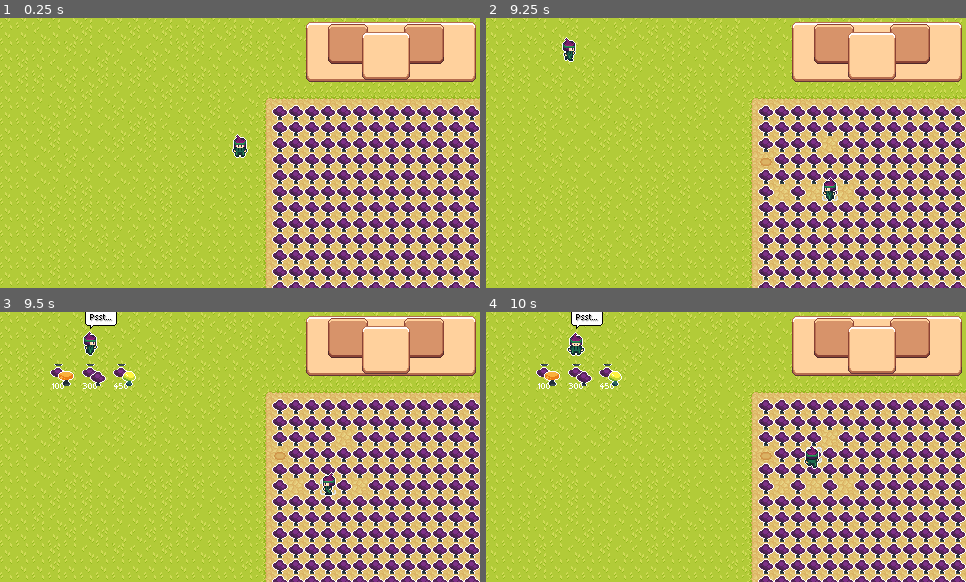
Above: before the commit, frames 1-4 (two rows, left to right).
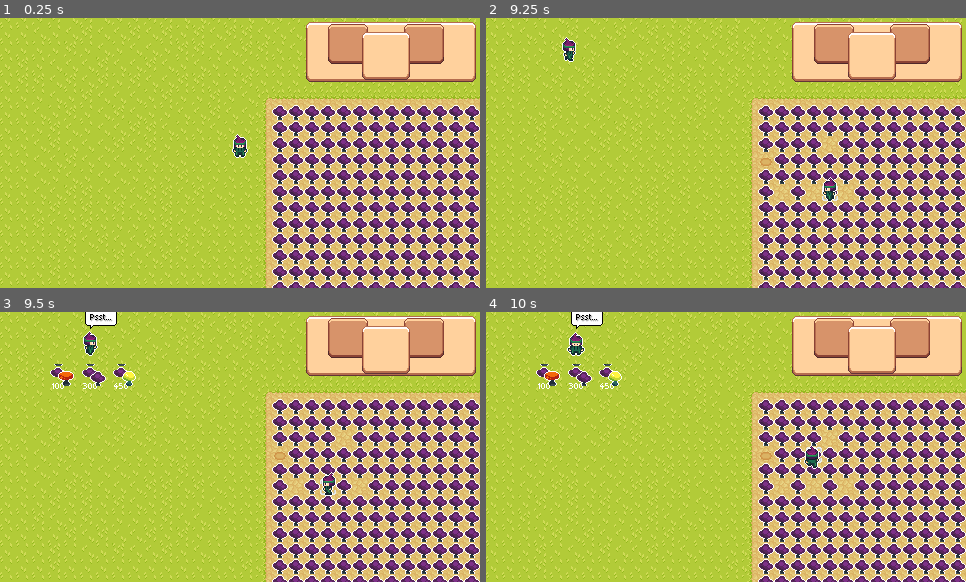
Above: after the commit, the same moments.

Repository: Jukaio/GGJ2024
Game: Godot game, scene res://scenes/entry_point.tscn
The game is run twice, just before and just after one commit, with the same random seed, the same clock (stepped at 60 frames per second) and the same inputs.
Inputs:
- Up to frame 1 (0.25 s): no input
- Up to frame 2 (9.25 s): tap Enter (Start) at 0.5, 0.6, 2.1, 3.6, 5.1, 6.6, 8.1 s; hold D (right) 0.53-1.28 s; hold S (down) 1.28-2.03 s; tap Space (interact) every 1.5 s from 1.35 to 8.85 s; hold D (right) 2.03-2.78 s; hold W (up) 2.78-3.53 s; hold A (left) 3.53-5.03 s; hold S (down) 5.03-5.78 s; hold D (right) 5.78-6.53 s; hold W (up) 6.53-7.28 s; hold D (right) 7.28-8.03 s; hold S (down) 8.03-8.78 s; hold A (left) from 8.78 s (still down)
- Up to frame 3 (9.5 s): keep holding A (left)
- Up to frame 4 (10 s): release A (left) at 9.53 s; hold W (up) from 9.53 s (still down); tap Enter (Start) at 9.6 s

Frames 1-2 are identical in both runs. In frame 3, less than 0.1% of the frame differs, in the area x 12-16%, y 22-26%; in frame 4, less than 0.1%.

Commit message:
Import and animation additions

Diff:
--- a/prefabs/player_sprite_animator.tscn
+++ b/prefabs/player_sprite_animator.tscn
@@ -10,6 +10,7 @@
 script = ExtResource("1_0xbl6")
 
 [node name="IdleDown" type="Sprite2D" parent="."]
+visible = false
 texture = ExtResource("2_h1hwb")
 hframes = 6
 region_enabled = true
@@ -17,6 +18,7 @@
 script = ExtResource("3_jt3x3")
 
 [node name="IdleUp" type="Sprite2D" parent="."]
+visible = false
 texture = ExtResource("2_h1hwb")
 hframes = 6
 region_enabled = true
@@ -24,6 +26,7 @@
 script = ExtResource("3_jt3x3")
 
 [node name="IdleLeft" type="Sprite2D" parent="."]
+visible = false
 texture = ExtResource("2_h1hwb")
 flip_h = true
 hframes = 6
@@ -32,6 +35,7 @@
 script = ExtResource("3_jt3x3")
 
 [node name="IdleRight" type="Sprite2D" parent="."]
+visible = false
 texture = ExtResource("2_h1hwb")
 hframes = 6
 region_enabled = true
@@ -39,6 +43,7 @@
 script = ExtResource("3_jt3x3")
 
 [node name="MoveDown" type="Sprite2D" parent="."]
+visible = false
 texture = ExtResource("2_h1hwb")
 hframes = 6
 region_enabled = true
@@ -46,6 +51,7 @@
 script = ExtResource("3_jt3x3")
 
 [node name="MoveUp" type="Sprite2D" parent="."]
+visible = false
 texture = ExtResource("2_h1hwb")
 hframes = 6
 region_enabled = true
@@ -53,6 +59,7 @@
 script = ExtResource("3_jt3x3")
 
 [node name="MoveLeft" type="Sprite2D" parent="."]
+visible = false
 texture = ExtResource("2_h1hwb")
 flip_h = true
 hframes = 6
@@ -61,6 +68,7 @@
 script = ExtResource("3_jt3x3")
 
 [node name="MoveRight" type="Sprite2D" parent="."]
+visible = false
 texture = ExtResource("2_h1hwb")
 hframes = 6
 region_enabled = true
@@ -68,6 +76,7 @@
 script = ExtResource("3_jt3x3")
 
 [node name="HoeDown" type="Sprite2D" parent="."]
+visible = false
 position = Vector2(0, 5)
 texture = ExtResource("4_8f8vi")
 hframes = 9
@@ -76,6 +85,7 @@
 script = ExtResource("3_jt3x3")
 
 [node name="HoeUp" type="Sprite2D" parent="."]
+visible = false
 position = Vector2(0, -3)
 texture = ExtResource("4_8f8vi")
 hframes = 9
@@ -84,6 +94,7 @@
 script = ExtResource("3_jt3x3")
 
 [node name="HoeLeft" type="Sprite2D" parent="."]
+visible = false
 position = Vector2(-5, -3)
 texture = ExtResource("4_8f8vi")
 flip_h = true
@@ -93,9 +104,109 @@
 script = ExtResource("3_jt3x3")
 
 [node name="HoeRight" type="Sprite2D" parent="."]
+visible = false
 position = Vector2(5, -3)
 texture = ExtResource("4_8f8vi")
 hframes = 9
 region_enabled = true
 region_rect = Rect2(0, 32, 216, 32)
 script = ExtResource("3_jt3x3")
+
+[node name="LiftIdleDown" type="Sprite2D" parent="."]
+visible = false
+texture = ExtResource("2_h1hwb")
+hframes = 2
+region_enabled = true
+region_rect = Rect2(72, 156, 36, 26)
+script = ExtResource("3_jt3x3")
+
+[node name="LiftIdleUp" type="Sprite2D" parent="."]
+visible = false
+texture = ExtResource("2_h1hwb")
+hframes = 2
+region_enabled = true
+region_rect = Rect2(72, 208, 36, 26)
+script = ExtResource("3_jt3x3")
+
+[node name="LiftIdleLeft" type="Sprite2D" parent="."]
+visible = false
+texture = ExtResource("2_h1hwb")
+flip_h = true
+hframes = 2
+region_enabled = true
+region_rect = Rect2(72, 182, 36, 26)
+script = ExtResource("3_jt3x3")
+
+[node name="LiftIdleRight" type="Sprite2D" parent="."]
+visible = false
+texture = ExtResource("2_h1hwb")
+hframes = 2
+region_enabled = true
+region_rect = Rect2(72, 182, 36, 26)
+script = ExtResource("3_jt3x3")
+
+[node name="LiftUpDown" type="Sprite2D" parent="."]
+visible = false
+texture = ExtResource("2_h1hwb")
+hframes = 6
+region_enabled = true
+region_rect = Rect2(0, 156, 108, 26)
+script = ExtResource("3_jt3x3")
+
+[node name="LiftUpUp" type="Sprite2D" parent="."]
+visible = false
+texture = ExtResource("2_h1hwb")
+hframes = 6
+region_enabled = true
+region_rect = Rect2(0, 208, 108, 26)
+script = ExtResource("3_jt3x3")
+
+[node name="LiftUpLeft" type="Sprite2D" parent="."]
+visible = false
+texture = ExtResource("2_h1hwb")
+flip_h = true
+hframes = 6
+region_enabled = true
+region_rect = Rect2(0, 182, 108, 26)
+script = ExtResource("3_jt3x3")
+
+[node name="LiftUpRight" type="Sprite2D" parent="."]
+visible = false
+texture = ExtResource("2_h1hwb")
+hframes = 6
+region_enabled = true
+region_rect = Rect2(0, 182, 108, 26)
+script = ExtResource("3_jt3x3")
+
+[node name="LiftMoveDown" type="Sprite2D" parent="."]
+visible = false
+texture = ExtResource("2_h1hwb")
+hframes = 6
+region_enabled = true
+region_rect = Rect2(0, 78, 108, 26)
+script = ExtResource("3_jt3x3")
+
+[node name="LiftMoveUp" type="Sprite2D" parent="."]
+visible = false
+texture = ExtResource("2_h1hwb")
+hframes = 6
+region_enabled = true
+region_rect = Rect2(0, 130, 108, 26)
+script = ExtResource("3_jt3x3")
+
+[node name="LiftMoveLeft" type="Sprite2D" parent="."]
+visible = false
+texture = ExtResource("2_h1hwb")
+flip_h = true
+hframes = 6
+region_enabled = true
+region_rect = Rect2(0, 104, 108, 26)
+script = ExtResource("3_jt3x3")
+
+[node name="LiftMoveRight" type="Sprite2D" parent="."]
+visible = false
+texture = ExtResource("2_h1hwb")
+hframes = 6
+region_enabled = true
+region_rect = Rect2(0, 104, 108, 26)
+script = ExtResource("3_jt3x3")
Binary file changed: sprites/Hoe-Sheet.png
Binary file changed: sprites/Mushroom.png
Binary file changed: sprites/Mushroom_Inventory.png
Binary file changed: sprites/Player-Sheet.png
